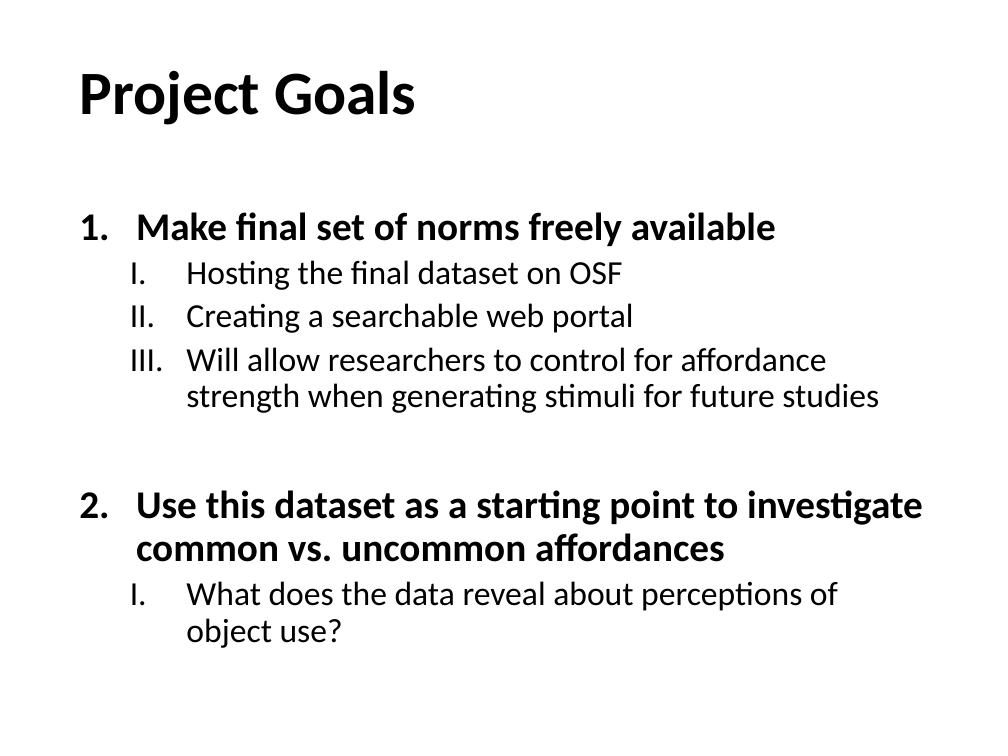
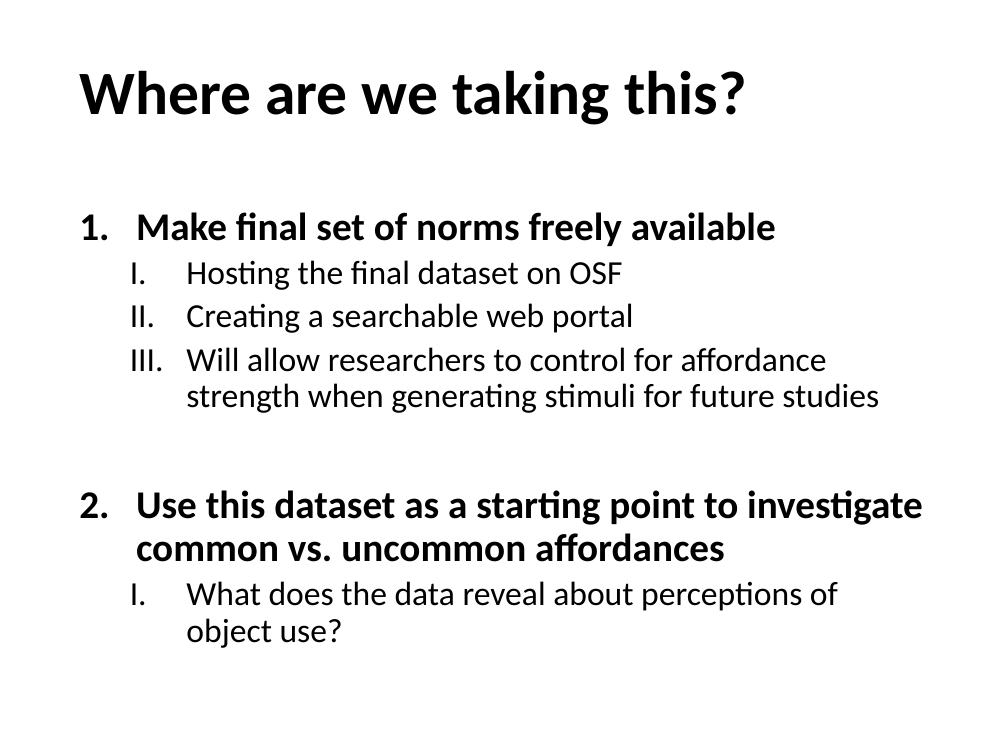
Before and after one commit to npm27/Affordance-Norms, a slide deck: slide 32 of 5 Presentations/UCONN 2022.pptx (slide 29 before the commit). Drawn at 1008x756 pixels with LibreOffice and Linux fonts; fonts in the diff are those of the drawing. Boxes give left, top, right and bottom in pixels: in the first picture for what was removed or moved away, otherwise in the second. Text is boxed around its words. In the diff, an @@ line names an element or a change of style, - is before the commit and + after.

```diff
--- a/5 Presentations/UCONN 2022.pptx
+++ b/5 Presentations/UCONN 2022.pptx
@@ title at [79,70,746,125]: text changed @@
-Project Goals
+Where are we taking this?
```
Also in this commit, not shown: 6 other slides changed.
